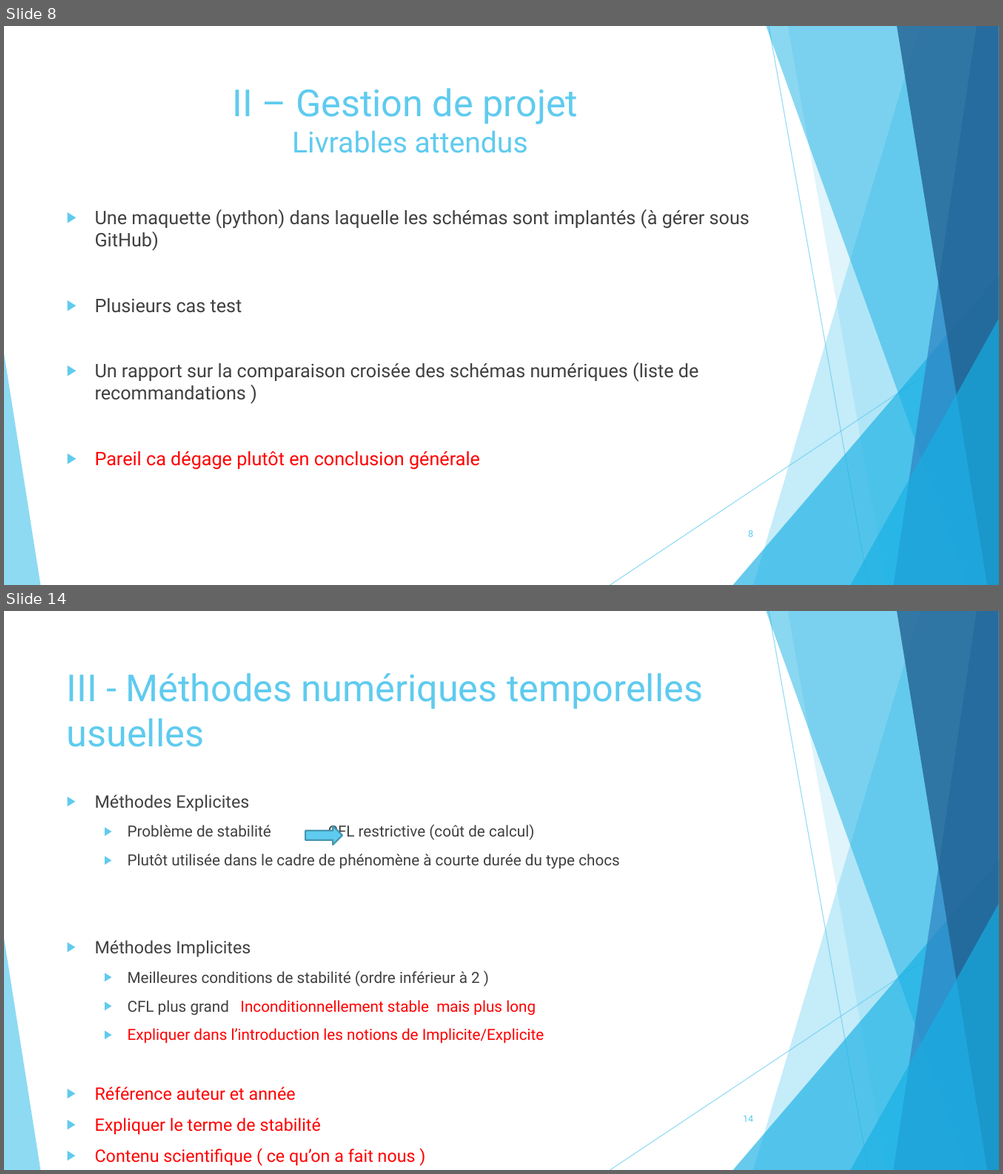
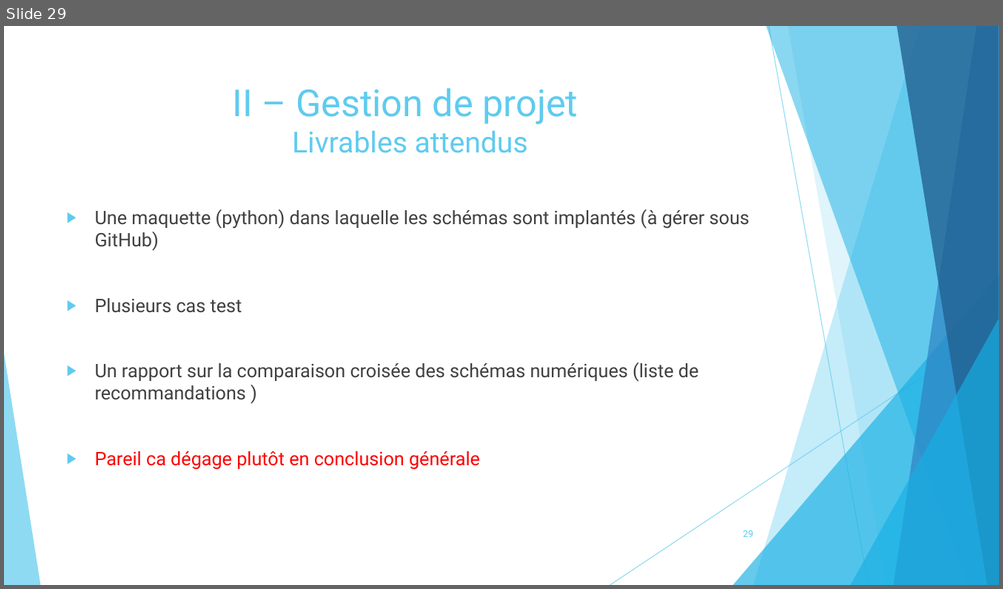
Before and after one commit to pierreXVI/PIE, a slide deck: oral_presentation/Oral_presentation_12_02_2019.pptx. Shown one above the other, each under a label of ours: slides 8 and 14 before the commit, slide 29 after it; the slides between them are not shown. The pictures are 1003x1174 and 1003x589 pixels, drawn with LibreOffice and Linux fonts; fonts in the diff are those of the drawing. Boxes give left, top, right and bottom in pixels: in the first picture for what was removed or moved away, otherwise in the second. Text is boxed around its words. In the diff, an @@ line names an element or a change of style, - is before the commit and + after.

```diff
--- a/oral_presentation/Oral_presentation_12_02_2019.pptx
+++ b/oral_presentation/Oral_presentation_12_02_2019.pptx
@@ slide 14 removed at bbox=[4, 611, 999, 1170], background #FFFFFF; not listed: 10 template elements that a slide beside it also shows @@
@@ title removed at bbox=[67, 673, 703, 747] @@
-III - Méthodes numériques temporelles usuelles
@@ text removed at bbox=[95, 795, 619, 1166] @@
-▶ Méthodes Explicites
-  ▶ Problème de stabilité CFL restrictive (coût de calcul)
-  ▶ Plutôt utilisée dans le cadre de phénomène à courte durée du type chocs
-▶ Méthodes Implicites
-  ▶ Meilleures conditions de stabilité (ordre inférieur à 2 )
-  ▶ CFL plus grand Inconditionnellement stable mais plus long
-  ▶ Expliquer dans l’introduction les notions de Implicite/Explicite
-▶ Référence auteur et année
-▶ Expliquer le terme de stabilité
-▶ Contenu scientifique ( ce qu’on a fait nous )
@@ right arrow removed at bbox=[305, 826, 343, 845] @@
@@ page number removed at bbox=[743, 1116, 753, 1122] @@
-14
@@ what was slide 8 is now slide 29 @@
@@ page number at bbox=[743, 531, 753, 537]: text changed @@
-8
+29
```
Also in this commit, not shown: 12 slides changed, 6 slides added, 2 other slides removed, 8 other files.
